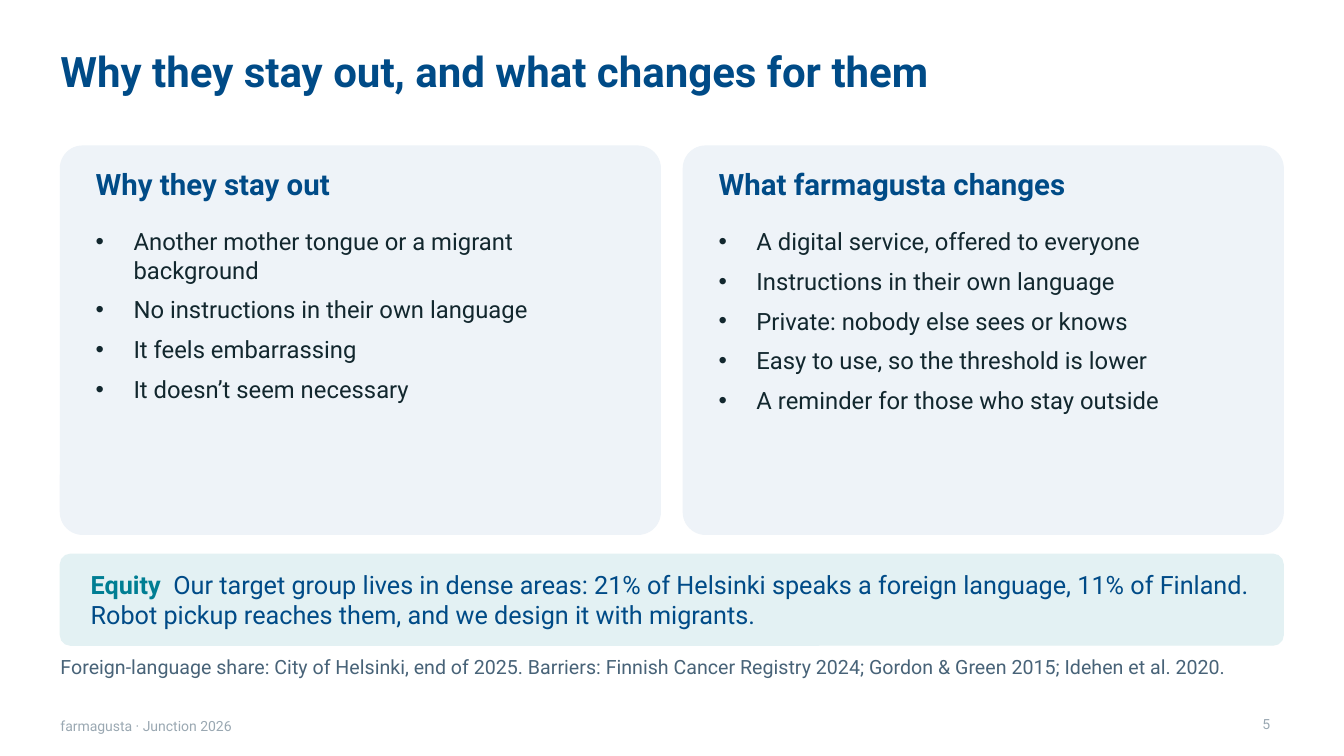
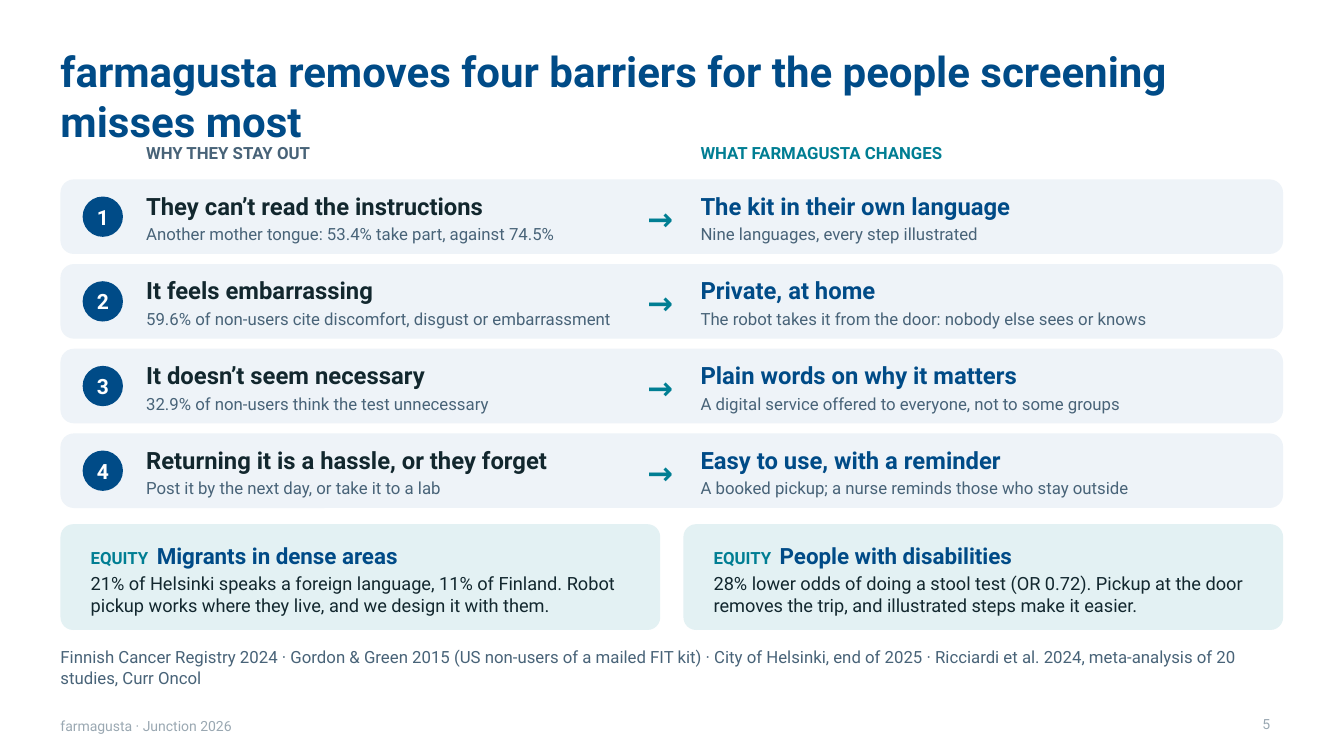
Before and after one commit to rromppanen/junction26, a slide deck: slide 5 of docs/pitch/farmagusta-screening-attendance.pptx. Drawn at 1344x756 pixels with LibreOffice and Linux fonts; fonts in the diff are those of the drawing. Boxes give left, top, right and bottom in pixels: in the first picture for what was removed or moved away, otherwise in the second. Text is boxed around its words. In the diff, an @@ line names an element or a change of style, - is before the commit and + after.

```diff
--- a/docs/pitch/farmagusta-screening-attendance.pptx
+++ b/docs/pitch/farmagusta-screening-attendance.pptx
@@ title at (60, 55, 1166, 148): text changed @@
-Why they stay out, and what changes for them
+farmagusta removes four barriers for the people screening misses most
@@ rounded rectangle removed at (60, 146, 660, 534) @@
@@ text at (146, 147, 310, 159): text changed; size 21 to 12 pt; text colour #004B87 to #486378 @@
-Why they stay out
+WHY THEY STAY OUT
@@ rounded rectangle removed at (684, 146, 1284, 534) @@
@@ text at (701, 147, 942, 159): text changed; size 21 to 12 pt; text colour #004B87 to #007E93 @@
-What farmagusta changes
+WHAT FARMAGUSTA CHANGES
@@ group added at (60, 179, 1284, 254): 4 texts, 1 rounded rectangle, 1 ellipse @@
+1
+They can’t read the instructions
+Another mother tongue: 53.4% take part, against 74.5%
+→
+The kit in their own language
+Nine languages, every step illustrated
@@ text removed at (134, 232, 527, 403) @@
-• Another mother tongue or a migrant background
-• No instructions in their own language
-• It feels embarrassing
-• It doesn’t seem necessary
@@ text removed at (756, 232, 1159, 414) @@
-• A digital service, offered to everyone
-• Instructions in their own language
-• Private: nobody else sees or knows
-• Easy to use, so the threshold is lower
-• A reminder for those who stay outside
@@ group added at (60, 264, 1284, 339): 4 texts, 1 rounded rectangle, 1 ellipse @@
+2
+It feels embarrassing
+59.6% of non-users cite discomfort, disgust or embarrassment
+→
+Private, at home
+The robot takes it from the door: nobody else sees or knows
@@ group added at (60, 349, 1284, 423): 4 texts, 1 rounded rectangle, 1 ellipse @@
+3
+It doesn’t seem necessary
+32.9% of non-users think the test unnecessary
+→
+Plain words on why it matters
+A digital service offered to everyone, not to some groups
@@ group added at (60, 434, 1284, 508): 4 texts, 1 rounded rectangle, 1 ellipse @@
+4
+Returning it is a hassle, or they forget
+Post it by the next day, or take it to a lab
+→
+Easy to use, with a reminder
+A booked pickup; a nurse reminds those who stay outside
@@ rounded rectangle added at (60, 524, 660, 630), fill #E3F1F3 @@
@@ rounded rectangle added at (684, 524, 1284, 630), fill #E3F1F3 @@
@@ rounded rectangle removed at (60, 555, 1284, 645) @@
@@ text at (91, 547, 615, 616): text changed; size 18 to 13 pt; text colour #004B87 to #12272E @@
-Equity Our target group lives in dense areas: 21% of Helsinki speaks a foreign language, 11% of Finland. Robot pickup reaches them, and we design it with migrants.
+EQUITY Migrants in dense areas
+21% of Helsinki speaks a foreign language, 11% of Finland. Robot pickup works where they live, and we design it with them.
@@ text added at (714, 547, 1243, 616), 13 pt, text #12272E @@
+EQUITY People with disabilities
+28% lower odds of doing a stool test (OR 0.72). Pickup at the door removes the trip, and illustrated steps make it easier.
@@ text at (60, 650, 1235, 686): text changed; size 14 to 12 pt @@
-Foreign-language share: City of Helsinki, end of 2025. Barriers: Finnish Cancer Registry 2024; Gordon & Green 2015; Idehen et al. 2020.
+Finnish Cancer Registry 2024 · Gordon & Green 2015 (US non-users of a mailed FIT kit) · City of Helsinki, end of 2025 · Ricciardi et al. 2024, meta-analysis of 20 studies, Curr Oncol
```
Also in this commit, not shown: 1 other slide changed.
